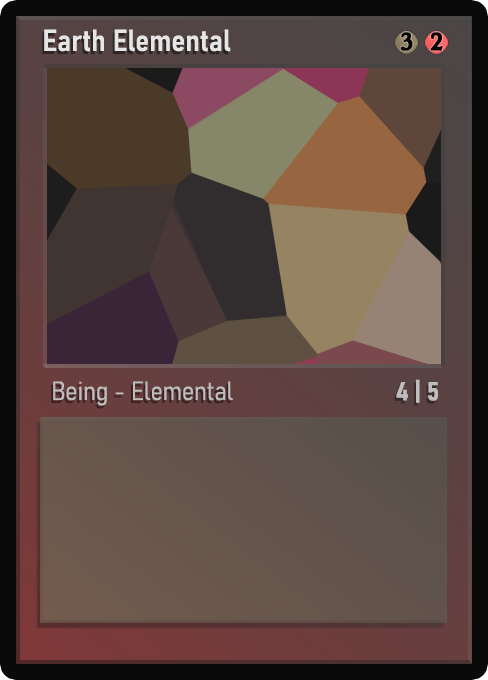
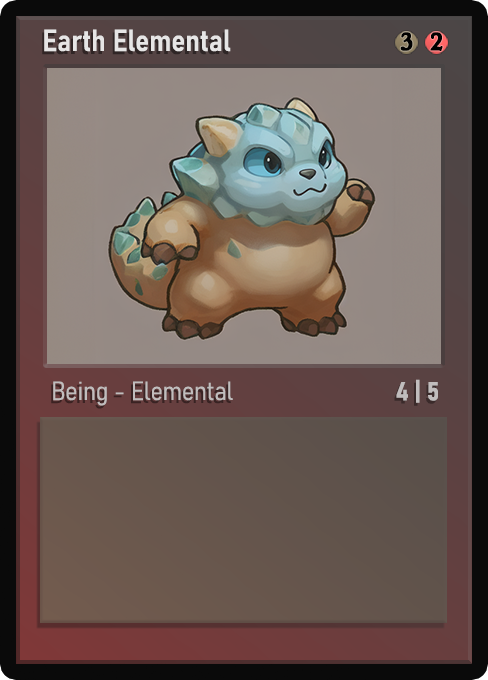
The second 488px x 680px image is a revision of the first. Changes to its layers:
painted on "Name" over left=44, top=35, right=221, bottom=52
painted on "AtkDef" over left=428, top=385, right=438, bottom=401
painted on "Class" over left=53, top=381, right=226, bottom=405
painted on "Artwork" over left=47, top=68, right=441, bottom=364
